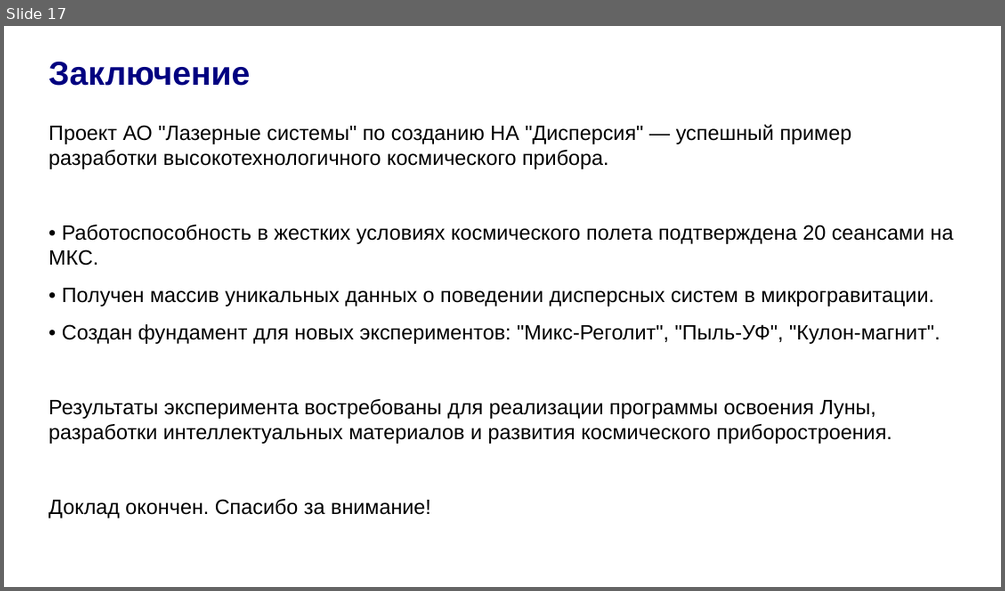
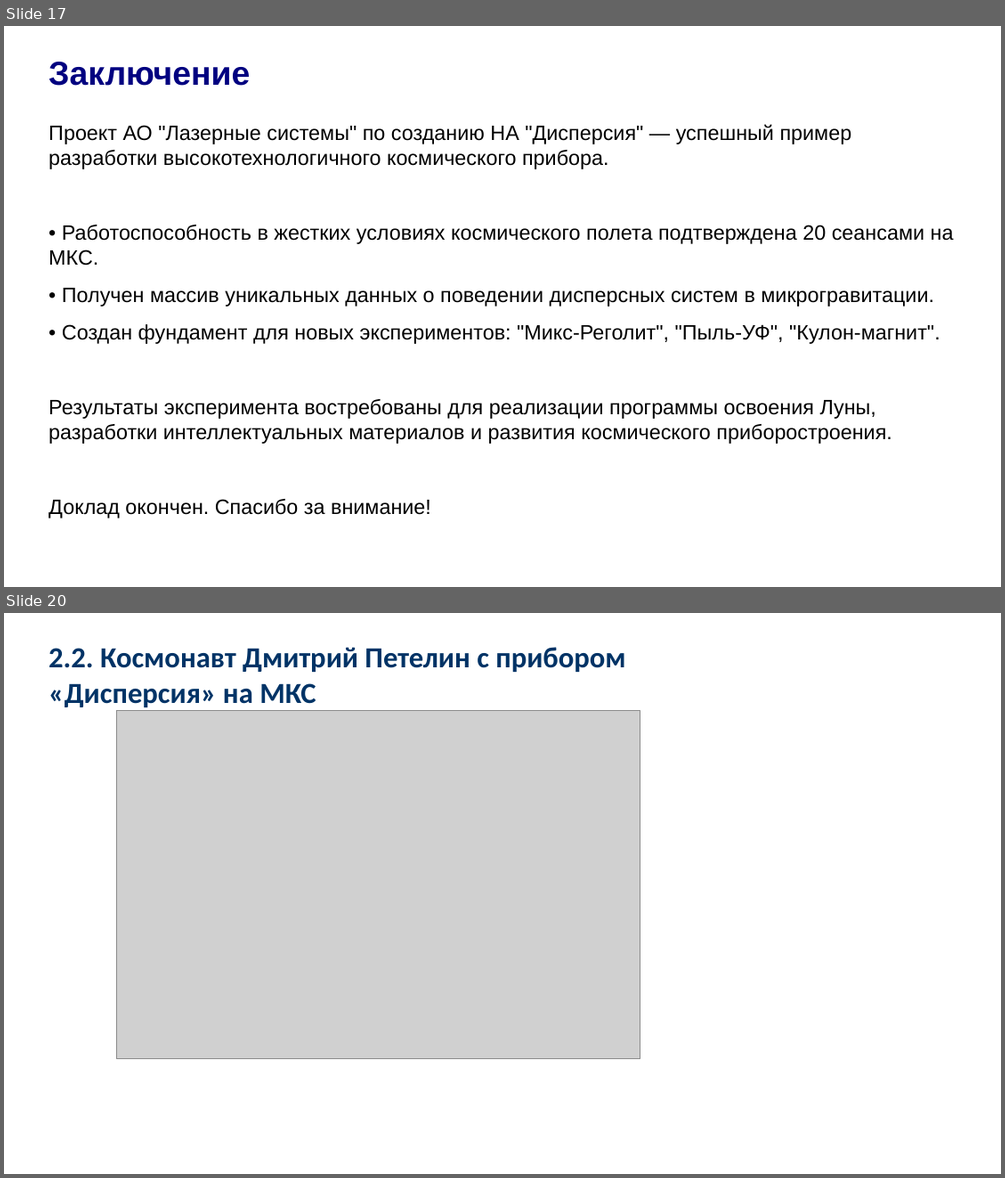
Before and after one commit to Evgeniy-makdak/Report_Project_Dispersion, a slide deck: Презентация_Дисперсия_Волков_Евгений.pptx. Shown one above the other, each under a label of ours: slide 17 before the commit, slides 17 and 20 after it; the slides between them are not shown. The pictures are 1005x591 and 1005x1178 pixels, drawn with LibreOffice and Linux fonts; fonts in the diff are those of the drawing; grey boxes stand for pictures. Boxes give left, top, right and bottom in pixels: in the first picture for what was removed or moved away, otherwise in the second. Text is boxed around its words. In the diff, an @@ line names an element or a change of style, - is before the commit and + after.

```diff
--- a/Презентация_Дисперсия_Волков_Евгений.pptx
+++ b/Презентация_Дисперсия_Волков_Евгений.pptx
@@ slide 20 added at bbox=[4, 613, 1001, 1174], background #FFFFFF @@
@@ text added at bbox=[48, 647, 625, 707], 28 pt, text #003366, bold @@
+2.2. Космонавт Дмитрий Петелин с прибором «Дисперсия» на МКС
@@ picture added at bbox=[116, 710, 639, 1059] @@
```
Also in this commit, not shown: 11 other slides added, 1 other file.
